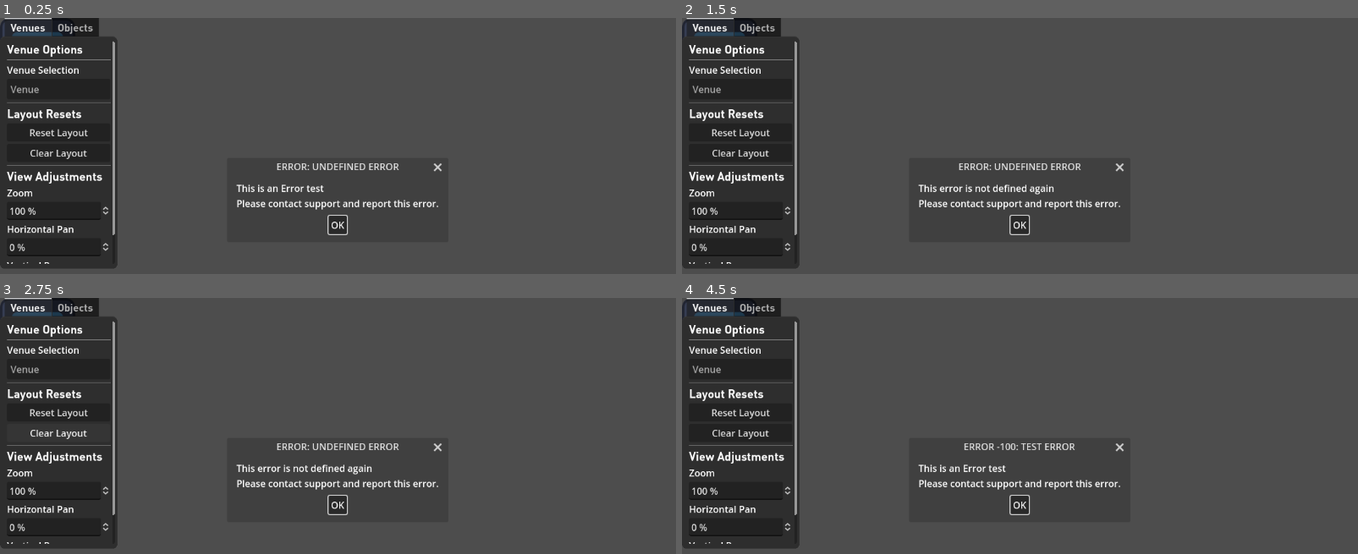
Above: before the commit, frames 1-4 (two rows, left to right).
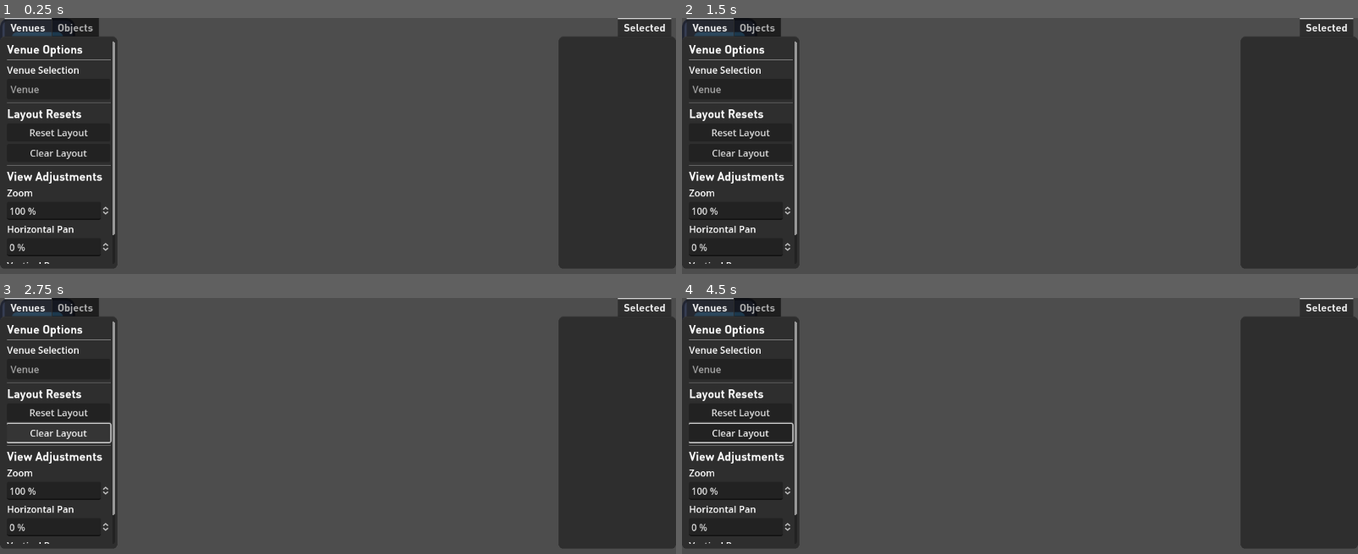
Above: after the commit, the same moments.

Repository: NeptunesOrca/Barcino
Game: Godot game, scene res://main.tscn
The game is run twice, just before and just after one commit, with the same random seed, the same clock (stepped at 60 frames per second) and the same inputs. The project has no main scene, so this scene is started directly. The engine's default icon, where the game draws it, is replaced by a stand-in: a white triangle on a blue panel in a dark square.
Inputs (mouse positions are in pixels of both pictures, inside the frame that each line leads up to):
- Up to frame 1 (0.25 s): no input
- Up to frame 2 (1.5 s): click (1020, 225) at 0.5 s, where only the run before the commit has a clickable "OK"; click (1020, 225) at 1.25 s, where only the run before the commit has a clickable "OK"
- Up to frame 3 (2.75 s): click "Clear Layout" at 2 s
- Up to frame 4 (4.5 s): click "Clear Layout" at 2.75 s; click "Clear Layout" at 3.5 s; click (1020, 505) at 4.25 s, where only the run before the commit has a clickable "OK"

The runs differ from the first frame. In frame 1, 17% of the frame differs, in the area x 34-100%, y 0-98%; in frame 2, 17%; in frame 3, 18%, in the area x 1-100%, y 0-98%; in frame 4, 17%.

Commit message:
Created SelectionMenu Added base selection functionality to DraggableObjects Made the selectionmenu a deletion area in DraggableObject.inDeletionArea() Began initial logic for DraggableObject properties and PropertyFields (may need a better name at some point)

Diff:
--- a/Scripts/BarcinoConstants.gd
+++ b/Scripts/BarcinoConstants.gd
@@ -3,7 +3,6 @@
 
 #region Group Names
 const controlMenuName = "ControlMenuName"
-const selectionMenuName = "SelectionMenuName"
 #endregion
 
 #region Numerical Constants
--- /dev/null
+++ b/Scripts/Menus/SelectionMenu.gd
@@ -0,0 +1,52 @@
+extends Menu
+class_name SelectionMenu
+
+const groupName = "SelectionMenu"
+
+var selectedObject : DraggableObject
+
+@export var propertyStorage : VBoxContainer
+
+#region Startup
+func _ready():
+	add_to_group(groupName)
+#endregion
+
+#region Selection and Deselection
+func select(obj : DraggableObject):
+	#Deselect first to clean everything up
+	deselect()
+	#Select the new object (will handle it's own propertyField generation)
+	selectedObject = obj
+	selectedObject.select()
+	print("Object selected: ", selectedObject)
+
+## Controls the deselection of whatever [DraggableObject] (if any) is currently the [member selectedObject].
+## [br] Also deletes all the children property nodes.
+func deselect():
+	print("Object deselected: ", selectedObject)
+	#If no object is selected, early return to save some resources
+	if (selectedObject == null):
+		return
+
+	#Delete all the PropertyField objects that of the selected object
+	#See DraggableObject.deselect documentation for reasoning about this
+	var currentProperties = self.get_children()
+	for child in currentProperties:
+		child.queue_free()
+
+	#Deselect the object and reset the value of selectedObject
+	selectedObject.deselect()
+	selectedObject = null
+#endregion
+
+#region Adding Properties
+func addPropertyField(field): #field to be typed as  : PropertyField
+	propertyStorage.add_child(field)
+#endregion
+
+#region Getters & Setters
+## Simple boolean function to tell if the [SelectionMenu] currently has anything selected
+func hasSelectedObject() -> bool:
+	return (selectedObject != null)
+#endregion
--- a/Scripts/Objects/DraggableObject.gd
+++ b/Scripts/Objects/DraggableObject.gd
@@ -16,6 +16,8 @@
 #region Key Nodes
 ## The [ControlMenu]
 var menu : ControlMenu
+## The [SelectionMenu]
+var selectionMenu : SelectionMenu
 ## The [Container] within the object menu tab that this [DraggableObject] is held within.
 ## [br]This [Container] determines the position within the object menu of the [DraggableObject] for the user to drag it onto a [Venue]
 var menuParentNode : Container
@@ -25,23 +27,44 @@
 var layout : Venue
 #endregion
 
-#region Binary Properties
+#region Internal Binary Properties
 ## Used when a [DraggableObject] is dragged, indicates whether it started within the object menu or if it was already on a layout
 var startedInMenu : bool
 ## Used when inputs occur (as handled by [method _input] and [method _on_gui_input]) , indicates whether the [DraggableObject] is currently undergoing a drag movement
 var dragging : bool
 ##Used when starting a drag movement on a [DraggableObject] to prevent certain actions from occurring multiple times, indicates whether the [DraggableObject] has done the initial drag effects or not
 var dragStarted : bool = false
-#endregion
-
-#region Menu Properties
+##Used when a [DraggableObject] is selected and/or deselected for the [SelectionMenu], indicates when the object has been selected
+var selected : bool = false
+#endregion
+
+#region Internal Menu Properties
 ## Used when a [DraggableObject] is dragged out of the menu, to adjust where the object is finally placed on the [Venue]
 var menuOffset : Vector2
 #endregion
 
-#region Layout Properties
+#region Internal Layout Properties
 ## An enumeration for clarity within the code
 enum LayoutExists {FALSE, TRUE}
+#endregion
+
+#region Object Properties for Selection
+#region Property Lists
+## An array that stores every defined [Property] for the [DraggableObject]. Used to generate the [member propertyFieldList].
+var propertyList = []
+## A [Dictionary] that stores each [PropertyField] generated from the [member propertyList] when the [DraggableObject] is selected by the [SelectionMenu]
+## [br] Each [PropertyField] corresponds to an entry in the [member selectionMenu] that can be used to adjust or display various aspects of the [DraggableObject]
+## [br] For each [Property] in the [member propertyList], [member propertyList] stores the [member Property.name] as the key and a reference to each [PropertyField] as the value
+var propertyFieldList = {}
+#endregion
+
+#region General Properties
+
+#endregion
+
+#region Placement Properties
+
+#endregion
 #endregion
 #endregion
 
@@ -58,6 +81,7 @@
 ## When called in [method _ready], to be deferred until after first frame, to ensure that all of the Key Nodes have a chance to add themselves to the appropriate groups before this occurs
 func findAllKeyNodes():
 	findMenu()
+	findSelectionMenu()
 	findLayoutHandler()
 	findLayout()
 	findMenuParent()
@@ -135,6 +159,10 @@
 		var error_msg = "The menu parent node of " + str(self) + " is " + str(self.get_parent()) + ", a " + str(self.get_parent().get_class()) + ", not a Container"
 		ErrorHandler.newError(error_msg)
 #endregion
+
+## A finder function for the [member selectionMenu] TODO
+func findSelectionMenu():
+	selectionMenu = finder(SelectionMenu.groupName)
 #endregion
 #endregion
 
@@ -154,6 +182,7 @@
 ## [br]The currently specified Deletion Areas are:
 ## [br] - Outside the program window
 ## [br] - The Object Menu/Venue Controller menu
+## [br] - The Selection Menu
 func inDeletionArea() -> bool:
 	var viewport = get_viewport()
 	var mouse_pos = viewport.get_mouse_position()
@@ -163,7 +192,9 @@
 	if (menu.isInside(mouse_pos)):
 		return true
 
-	# NOTE: The Selection Menu should be a deletion area too
+	#The Selection Menu is a deletion area
+	if (selectionMenu.isInside(mouse_pos)):
+		return true
 
 	# Outside of the program's screen is a deletion area
 	if (not viewport.get_visible_rect().has_point(mouse_pos)):
@@ -178,20 +209,30 @@
 ## The main function that controls and handles GUI input.
 ## [br]Handles clicks, the start of any drag, etc.
 func _on_gui_input(event):
-	#region Ensure that the menu and layout have been properly set
+	#region Ensure that the menu, selection menu, and layout have been properly set
 	if menu == null:
 		findMenu()
 	if (not checkLayout()):
 		return #ALERT: a valid layout has not been found, let findLayout() throw an error, skip rest of function
+	if (selectionMenu == null):
+		findSelectionMenu()
 	#endregion
 
 	# Tracks when an object is clicked, i.e. when it is first picked up
 	# If there hasn't been a click, then there's no way that there's been a drag or selection
 	if Input.is_action_just_pressed("LClick"):
-		#region handle starting within the Objects Menu
 		#Set whether the object started within the objects menu or not
 		startedInMenu = menu.isInside(get_viewport().get_mouse_position())
-		#endregion
+
+		#Anytime there is a click on an object, we select it.
+		#The original version of selection in testing decided that objects wouldn't be selected if they were dragged
+		#This has been changed because a) it's easier, and b) it gives more functionality to the user, who can go straight from dragging an object to adjusting it's properties
+		#Generally, if a user drags an object, that's going to be the object they're most likely to change the properties of, and in the worst case they have to make one more click in the edge cases where they'd rather adjust whatever they had previously selected
+		#The selection menu will later call select() on this object
+		#This ensures that the selection menu is still in control of when properties are added and removed, as well as which object is selected at which time
+		#We also add a check to make sure we aren't wasting time and resources by selecting objects that are already selected
+		if (not selected):
+			selectionMenu.select(self)
 
 	#region Perform the drag
 	if (event is InputEventScreenDrag):
@@ -235,6 +276,34 @@
 	#The drag is over, make sure we return the invarient to such a state that it is ready for next time
 	dragging = false
 	dragStarted = false
+#endregion
+
+#region Selection and Deselection
+##
+func select():
+	if selected:
+		return
+
+	#Generate Property Fields
+	var newfield
+	for property in propertyList:
+		newfield = property.generate()
+		selectionMenu.addPropertyField(newfield)
+
+	selected = true
+
+## Deselects the [DraggableObject], and also destroys every [PropertyField] generated from [member propertyFieldList]
+## [br][br]It's possible that it would be better to generate all the property fields, and then just remove them as children of the parent, having them hide in memory somewhere.
+## [br]The advantage would be that we aren't regenerating and deleting things very often, but the disadvantage is that we have a bunch of memory being taken up by things that might not be seen again.
+## [br]If selection is taking a very long time, consider an alternative implementation.
+func deselect():
+	selected = false
+
+	#delete all the propertyfields
+	for field in propertyFieldList.values():
+		field.queue_free()
+	#empty the list so we don't have keys that correspond to previous references
+	propertyFieldList.clear()
 #endregion
 
 #region Adjustments for when starting within a menu
--- a/Scripts/TestingSuite.gd
+++ b/Scripts/TestingSuite.gd
@@ -8,7 +8,7 @@
 
 func testsToCall():
 	#ErrorHandlerTesting() #TEST: passed DEC13/2024
-	ErrorTesting()
+	#ErrorTesting()
 	return
 
 func ErrorHandlerTesting(): #TEST: all passed DEC13/2024
--- a/main.tscn
+++ b/main.tscn
@@ -10,6 +10,7 @@
 [ext_resource type="StyleBox" path="res://UI/half_scroll_right_channel.tres" id="6_10yw5"]
 [ext_resource type="Texture2D" uid="uid://12mdgdogebvk" path="res://icon.svg" id="6_ukox7"]
 [ext_resource type="Script" path="res://Scripts/Objects/DraggableObject.gd" id="8_44xfp"]
+[ext_resource type="Script" path="res://Scripts/Menus/SelectionMenu.gd" id="9_k5117"]
 [ext_resource type="Script" path="res://Scripts/TestingSuite.gd" id="11_7hak7"]
 
 [sub_resource type="GDScript" id="GDScript_ibgdb"]
@@ -204,6 +205,30 @@
 size_flags_horizontal = 0
 script = ExtResource("8_44xfp")
 
+[node name="TabContainer" type="TabContainer" parent="MenuCanvasLayer" node_paths=PackedStringArray("propertyStorage")]
+custom_minimum_size = Vector2(200, 30)
+anchors_preset = 1
+anchor_left = 1.0
+anchor_right = 1.0
+offset_left = -200.0
+offset_bottom = 428.0
+grow_horizontal = 0
+size_flags_horizontal = 8
+size_flags_vertical = 0
+theme = ExtResource("2_yg8xr")
+tab_alignment = 2
+current_tab = 0
+script = ExtResource("9_k5117")
+propertyStorage = NodePath("Selected/PropertyFieldContainer")
+
+[node name="Selected" type="ScrollContainer" parent="MenuCanvasLayer/TabContainer"]
+layout_mode = 2
+metadata/_tab_index = 0
+
+[node name="PropertyFieldContainer" type="VBoxContainer" parent="MenuCanvasLayer/TabContainer/Selected"]
+layout_mode = 2
+size_flags_horizontal = 3
+
 [node name="Venue" type="CanvasLayer" parent="."]
 visible = false
 script = ExtResource("5_eydxy")
Not shown: 1 places in main.tscn that only renumber resources
